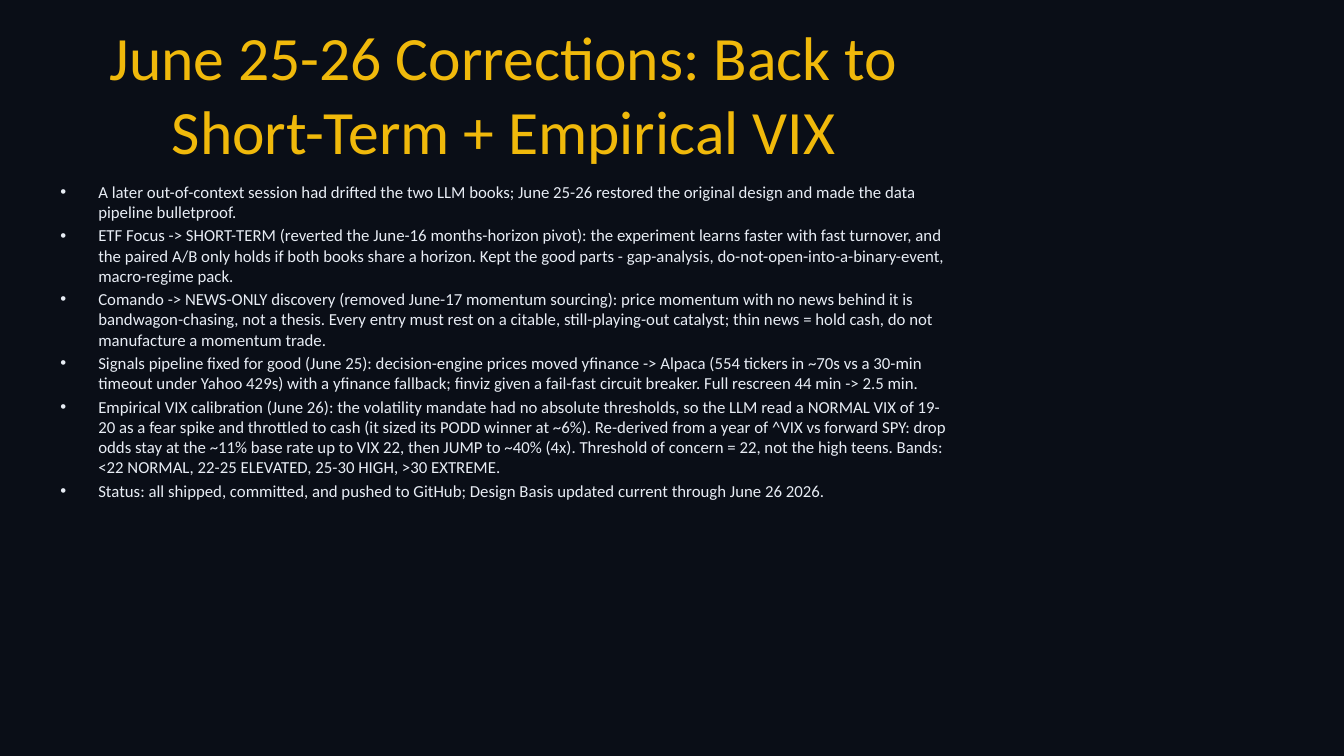
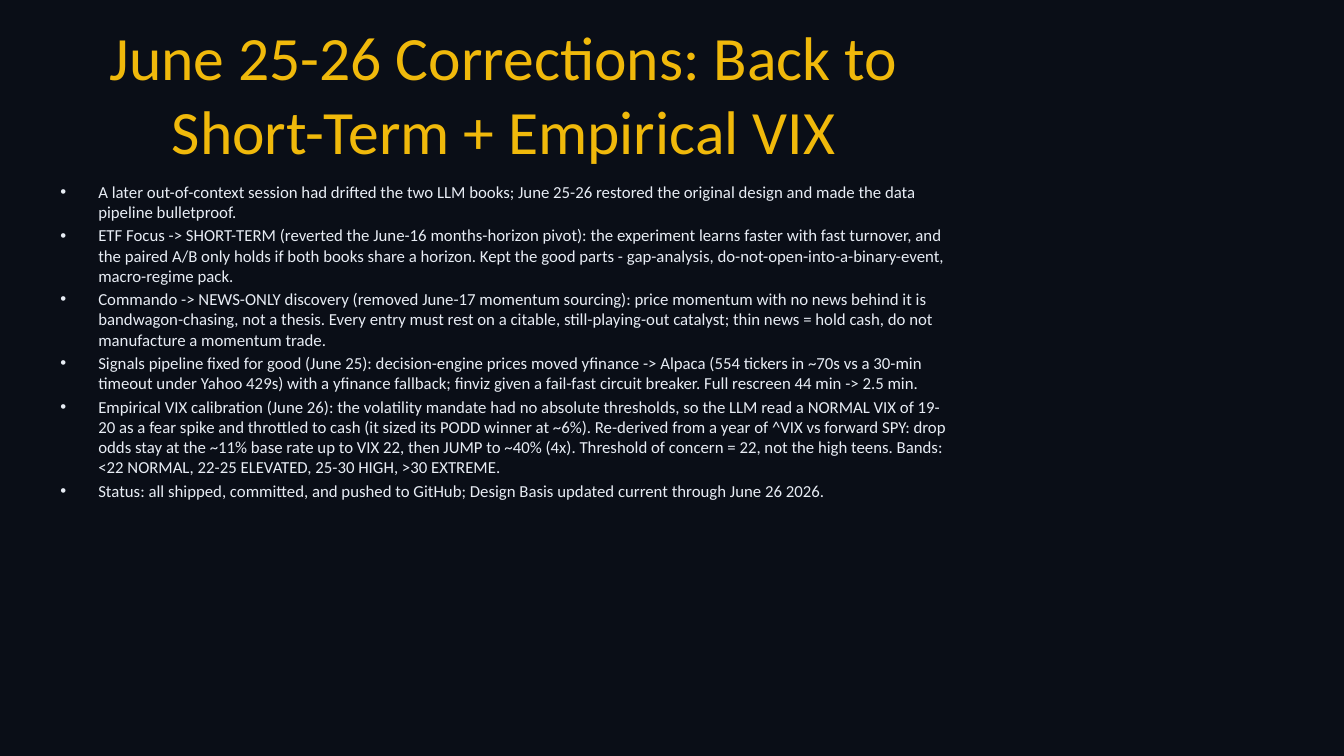
Before and after one commit to cbiggs1-tech/bigclaw-codebase, a slide deck: slide 13 of BigClaw_ShowAndTell.pptx. Drawn at 1344x756 pixels with LibreOffice and Linux fonts; fonts in the diff are those of the drawing. Boxes give left, top, right and bottom in pixels: in the first picture for what was removed or moved away, otherwise in the second. Text is boxed around its words. In the diff, an @@ line names an element or a change of style, - is before the commit and + after.

```diff
--- a/BigClaw_ShowAndTell.pptx
+++ b/BigClaw_ShowAndTell.pptx
@@ text at [98, 293, 932, 346]: text changed @@
-• Comando -> NEWS-ONLY discovery (removed June-17 momentum sourcing): price momentum with no news behind it is bandwagon-chasing, not a thesis. Every entry must rest on a citable, still-playing-out catalyst; thin news = hold cash, do not manufacture a momentum trade.
+• Commando -> NEWS-ONLY discovery (removed June-17 momentum sourcing): price momentum with no news behind it is bandwagon-chasing, not a thesis. Every entry must rest on a citable, still-playing-out catalyst; thin news = hold cash, do not manufacture a momentum trade.
```
Also in this commit, not shown: 9 other slides changed, 4 slides added, 18 other files.
